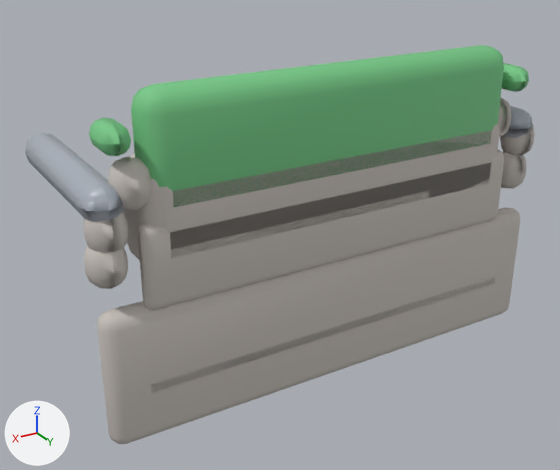
What one commit did to the glTF model unity/Assets/Art/EarlyGame/garage-kit/garage-lot-curb.glb.
Before and after are seen from a 50 mm lens placed at (0.455, 0.842, 0.508), pointed at (0.02, 0.117, 0.146). The axes (+X, +Y, +Z) are drawn at lower left. The lights are the same throughout. The first picture is the older version. Where no turn or scale is listed for an object, it has been applied to the vertices. Vertices at exactly the same position are counted once.

The first picture shows 'Asphalt.001', 'Curb.001', 'CurbBlock0.001', 'CurbBlock1.001', 'CurbBlock7.001', 'CurbBlock8.001', 'CurbBlock9.001', 'Grass.001', 'Gutter.001', 'PaintLine.001', 'PostL.001', 'PostR.001', 'Tuft0.001', 'Tuft4.001' and 1 more.
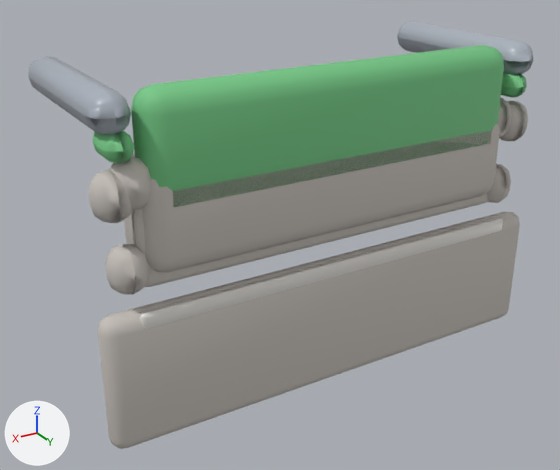
Pixel boxes [x1, y1, x2, y2] of what changed, in the pictures (560 x 470 px):
'Asphalt.001', moved
    before: [97, 208, 520, 444]
    after: [98, 211, 520, 449]
'Gutter.001', moved
    before: [138, 150, 504, 310]
    after: [131, 193, 489, 287]
'PostR.001', moved
    before: [25, 133, 123, 222]
    after: [28, 56, 131, 135]
'PostL.001', moved
    before: [503, 106, 533, 138]
    after: [397, 21, 533, 75]
'CurbBlock8.001', moved
    before: [83, 210, 128, 253]
    after: [89, 170, 133, 223]
'CurbBlock9.001', moved
    before: [84, 245, 128, 289]
    after: [105, 244, 149, 295]
'Tuft4.001', moved
    before: [89, 118, 131, 156]
    after: [92, 131, 134, 163]
'CurbBlock0.001', moved
    before: [501, 151, 527, 189]
    after: [487, 164, 511, 203]
'CurbBlock1.001', moved
    before: [500, 124, 535, 156]
    after: [499, 101, 528, 141]
'Tuft0.001', moved
    before: [502, 63, 529, 92]
    after: [501, 73, 527, 98]
'PaintLine.001', unchanged, uncovered by the edit
    before: [151, 277, 495, 393]
    after: [139, 218, 503, 329]

The change, as a diff of the scene's bpy script:
```diff
--- a/unity/Assets/Art/EarlyGame/garage-kit/garage-lot-curb.glb.py
+++ b/unity/Assets/Art/EarlyGame/garage-kit/garage-lot-curb.glb.py
@@ me_cube_061 @@
 # used by ob_tuft0_001; location = (0.037, 0.24, 0.119)
-me_cube_061.from_pydata(...)  # 80 vertices, 156 faces; spans x -0.295..-0.265, y -0.065..-0.015, z 0.185..0.215
+me_cube_061.from_pydata(...)  # 80 vertices, 156 faces; spans x -0.295..-0.265, y -0.085..-0.035, z 0.155..0.185
+# me_cube_061 part 1: the whole mesh is moved by (0.0, -0.02, -0.03)
 me_cube_061.materials.append(mat_garage_grass)
@@ me_cube_065 @@
 # used by ob_tuft4_001; location = (-0.037, 0.24, 0.119)
-me_cube_065.from_pydata(...)  # 80 vertices, 156 faces; spans x 0.265..0.295, y -0.065..-0.015, z 0.185..0.215
+me_cube_065.from_pydata(...)  # 80 vertices, 156 faces; spans x 0.265..0.295, y -0.085..-0.035, z 0.155..0.185
+# me_cube_065 part 2: the whole mesh is moved by (0.0, -0.02, -0.03)
 me_cube_065.materials.append(mat_garage_grass)
@@ ob_asphalt_001 @@
 ob_asphalt_001 = bpy.data.objects.new('Asphalt.001', me_cube_049)
-ob_asphalt_001.location = (0.0, 0.24, 0.16)
+ob_asphalt_001.location = (0.0, 0.24, 0.155)
@@ ob_curbblock0_001 @@
 ob_curbblock0_001 = bpy.data.objects.new('CurbBlock0.001', me_cube_051)
-ob_curbblock0_001.location = (0.143, 0.205, 0.085)
+ob_curbblock0_001.location = (0.167, 0.205, 0.071)
@@ ob_curbblock1_001 @@
 ob_curbblock1_001 = bpy.data.objects.new('CurbBlock1.001', me_cube_052)
-ob_curbblock1_001.location = (0.046, 0.205, 0.126)
+ob_curbblock1_001.location = (0.062, 0.205, 0.147)
@@ ob_curbblock8_001 @@
 ob_curbblock8_001 = bpy.data.objects.new('CurbBlock8.001', me_cube_059)
-ob_curbblock8_001.location = (-0.064, 0.205, 0.116)
+ob_curbblock8_001.location = (-0.071, 0.205, 0.146)
@@ ob_curbblock9_001 @@
 ob_curbblock9_001 = bpy.data.objects.new('CurbBlock9.001', me_cube_060)
-ob_curbblock9_001.location = (-0.151, 0.205, 0.083)
+ob_curbblock9_001.location = (-0.17, 0.205, 0.072)
@@ ob_gutter_001 @@
 ob_gutter_001 = bpy.data.objects.new('Gutter.001', me_cube_046)
-ob_gutter_001.location = (0.0, 0.115, 0.154)
+ob_gutter_001.location = (0.0, 0.102, 0.172)
@@ ob_postl_001 @@
 ob_postl_001 = bpy.data.objects.new('PostL.001', me_cube_047)
-ob_postl_001.location = (0.162, 0.112, 0.041)
+ob_postl_001.location = (0.175, 0.112, 0.122)
@@ ob_postr_001 @@
 ob_postr_001 = bpy.data.objects.new('PostR.001', me_cube_048)
-ob_postr_001.location = (-0.162, 0.112, 0.041)
+ob_postr_001.location = (-0.175, 0.112, 0.122)
@@ ob_tuft0_001 @@
 ob_tuft0_001 = bpy.data.objects.new('Tuft0.001', me_cube_061)
-ob_tuft0_001.location = (0.037, 0.24, 0.119)
+ob_tuft0_001.location = (0.039, 0.26, 0.142)
@@ ob_tuft4_001 @@
 ob_tuft4_001 = bpy.data.objects.new('Tuft4.001', me_cube_065)
-ob_tuft4_001.location = (-0.037, 0.24, 0.119)
+ob_tuft4_001.location = (-0.039, 0.26, 0.142)
```
